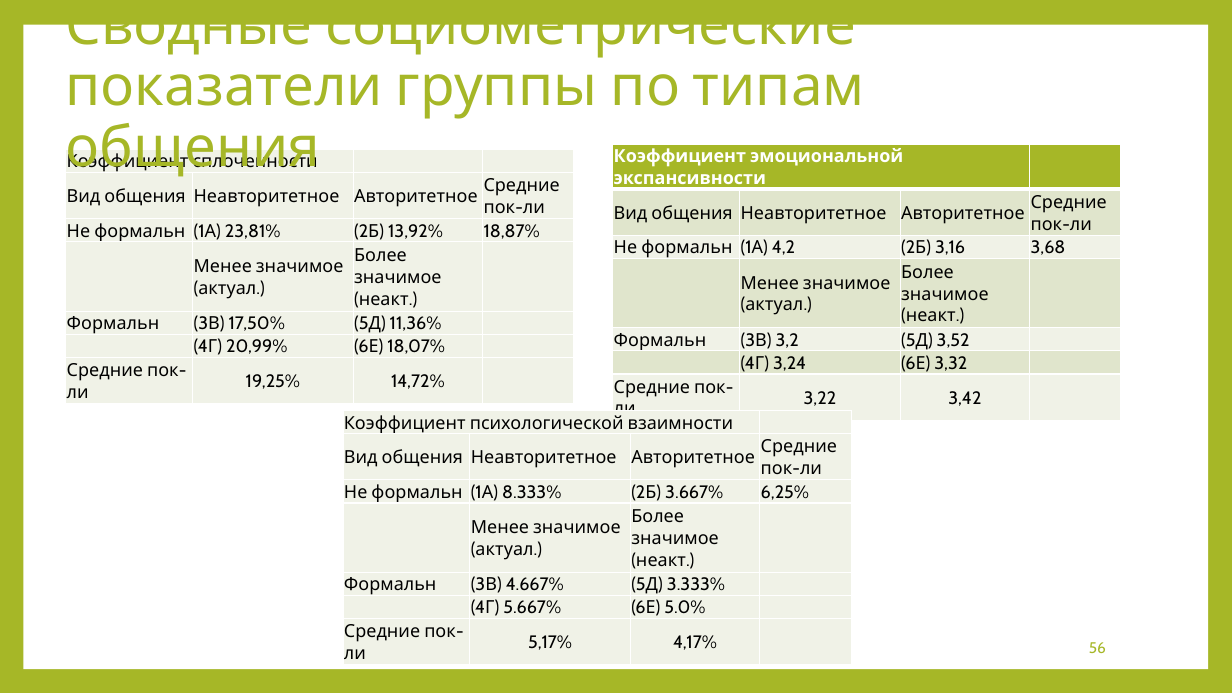
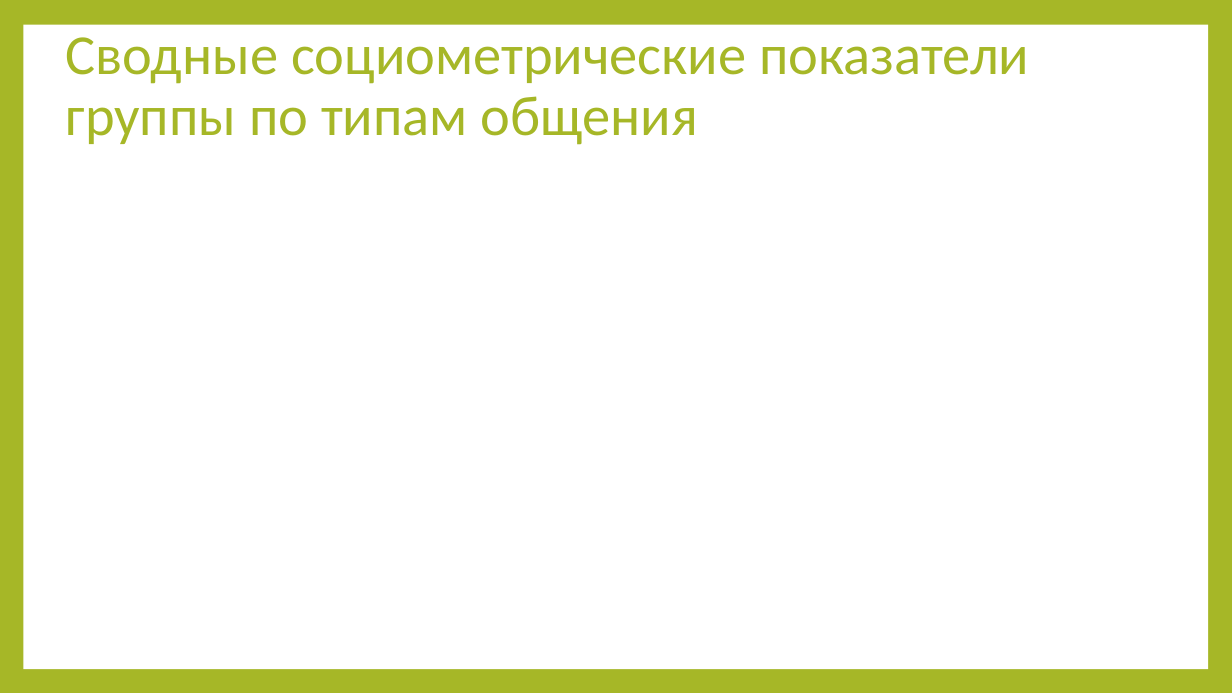
Before and after one commit to moter1026/create_pptx_from_exel, a slide deck: slide 56 of pptx files/template.pptx. Drawn at 1232x693 pixels with LibreOffice and Linux fonts; fonts in the diff are those of the drawing. Boxes give left, top, right and bottom in pixels: in the first picture for what was removed or moved away, otherwise in the second. Text is boxed around its words. In the diff, an @@ line names an element or a change of style, - is before the commit and + after.

```diff
--- a/pptx files/template.pptx
+++ b/pptx files/template.pptx
@@ title "Сводные социометрические показатели группы по ..." at (x1=66, y1=37, x2=1029, y2=145): font Cabin to Calibri @@
@@ table removed at (x1=613, y1=144, x2=1121, y2=595), 7 rows, 4 columns @@
-Коэффициент эмоциональной экспансивности |  |  | 
-Вид общения | Неавторитетное | Авторитетное | Средние пок-ли
-Не формальн | (1А) 4,2 | (2Б) 3,16 | 3,68
- | Менее значимое (актуал.) | Более значимое (неакт.) | 
-Формальн | (3В) 3,2 | (5Д) 3,52 | 
- | (4Г) 3,24 | (6Е) 3,32 | 
-Средние пок-ли | 3,22 | 3,42 | 
@@ table removed at (x1=66, y1=150, x2=574, y2=404), 7 rows, 4 columns @@
-Коэффициент сплоченности |  |  | 
-Вид общения | Неавторитетное | Авторитетное | Средние пок-ли
-Не формальн | (1А) 23,81% | (2Б) 13,92% | 18,87%
- | Менее значимое (актуал.) | Более значимое (неакт.) | 
-Формальн | (3В) 17,50% | (5Д) 11,36% | 
- | (4Г) 20,99% | (6Е) 18,07% | 
-Средние пок-ли | 19,25% | 14,72% | 
@@ table removed at (x1=343, y1=410, x2=851, y2=665), 7 rows, 4 columns @@
-Коэффициент психологической взаимности |  |  | 
-Вид общения | Неавторитетное | Авторитетное | Средние пок-ли
-Не формальн | (1А) 8.333% | (2Б) 3.667% | 6,25%
- | Менее значимое (актуал.) | Более значимое (неакт.) | 
-Формальн | (3В) 4.667% | (5Д) 3.333% | 
- | (4Г) 5.667% | (6Е) 5.0% | 
-Средние пок-ли | 5,17% | 4,17% | 
@@ page number removed at (x1=1089, y1=642, x2=1106, y2=653) @@
-56
```
Also in this commit, not shown: 54 other slides changed, 4 other files.
